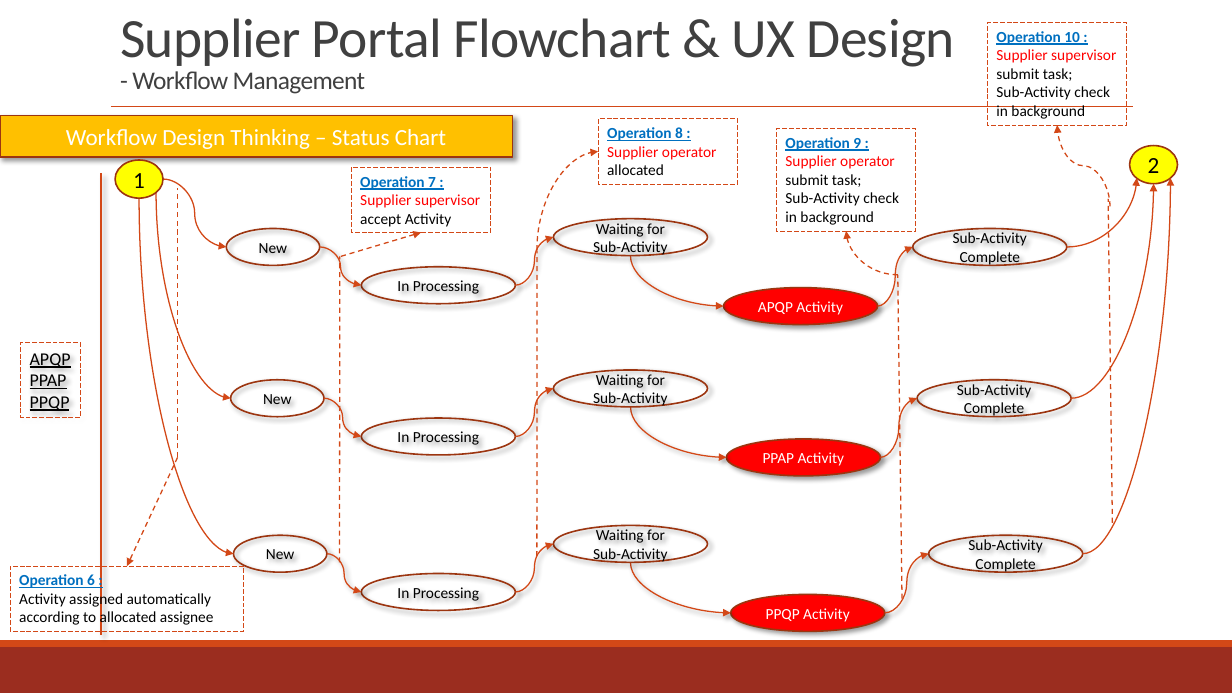
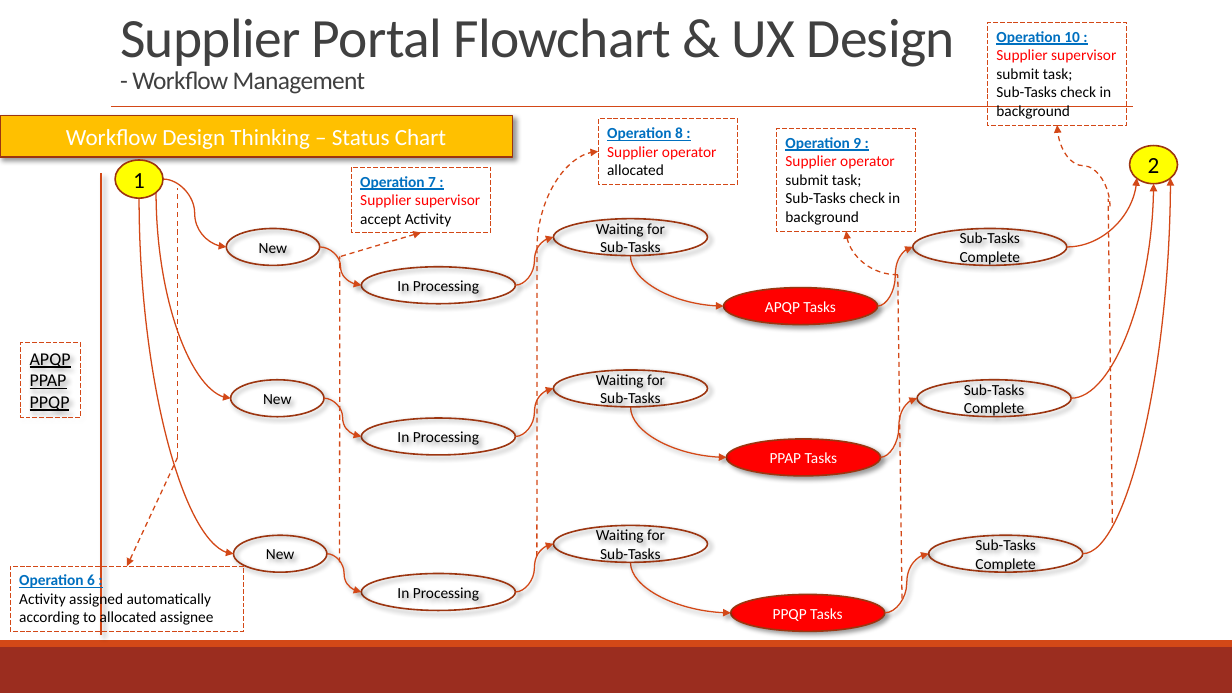
Before and after one commit to zyw9963/YFVE-supplier-portal, a slide deck: slide 137 of projects/YanFeng/02 System Design/User Stories/Flowcharts/Supplier FlowCharts & UX.pptx (slide 125 before the commit). Drawn at 1232x693 pixels with LibreOffice and Linux fonts; fonts in the diff are those of the drawing. Boxes give left, top, right and bottom in pixels: in the first picture for what was removed or moved away, otherwise in the second. Text is boxed around its words. In the diff, an @@ line names an element or a change of style, - is before the commit and + after.

```diff
--- a/projects/YanFeng/02 System Design/User Stories/Flowcharts/Supplier FlowCharts & UX.pptx
+++ b/projects/YanFeng/02 System Design/User Stories/Flowcharts/Supplier FlowCharts & UX.pptx
@@ text in rectangle at (x1=996, y1=86, x2=1112, y2=119): text changed @@
-Sub-Activity check in background
+Sub-Tasks check in background
@@ text in rectangle at (x1=785, y1=192, x2=900, y2=225): text changed @@
-Sub-Activity check in background
+Sub-Tasks check in background
@@ text in ellipse at (x1=596, y1=220, x2=665, y2=257): text changed @@
-Waiting for Sub-Activity
+Waiting for Sub-Tasks
@@ text in ellipse at (x1=960, y1=230, x2=1020, y2=266): text changed @@
-Sub-Activity Complete
+Sub-Tasks Complete
@@ text in ellipse at (x1=765, y1=301, x2=836, y2=314): text changed @@
-APQP Activity
+APQP Tasks
@@ text in ellipse at (x1=596, y1=372, x2=665, y2=408): text changed @@
-Waiting for Sub-Activity
+Waiting for Sub-Tasks
@@ text in ellipse at (x1=964, y1=381, x2=1024, y2=418): text changed @@
-Sub-Activity Complete
+Sub-Tasks Complete
@@ text in ellipse at (x1=770, y1=452, x2=838, y2=463): text changed @@
-PPAP Activity
+PPAP Tasks
@@ text in ellipse at (x1=596, y1=527, x2=665, y2=564): text changed @@
-Waiting for Sub-Activity
+Waiting for Sub-Tasks
@@ text in ellipse at (x1=975, y1=537, x2=1035, y2=573): text changed @@
-Sub-Activity Complete
+Sub-Tasks Complete
@@ text in ellipse at (x1=773, y1=608, x2=843, y2=621): text changed @@
-PPQP Activity
+PPQP Tasks
```
Also in this commit, not shown: 34 other slides changed, 12 slides added, 2 other files.
